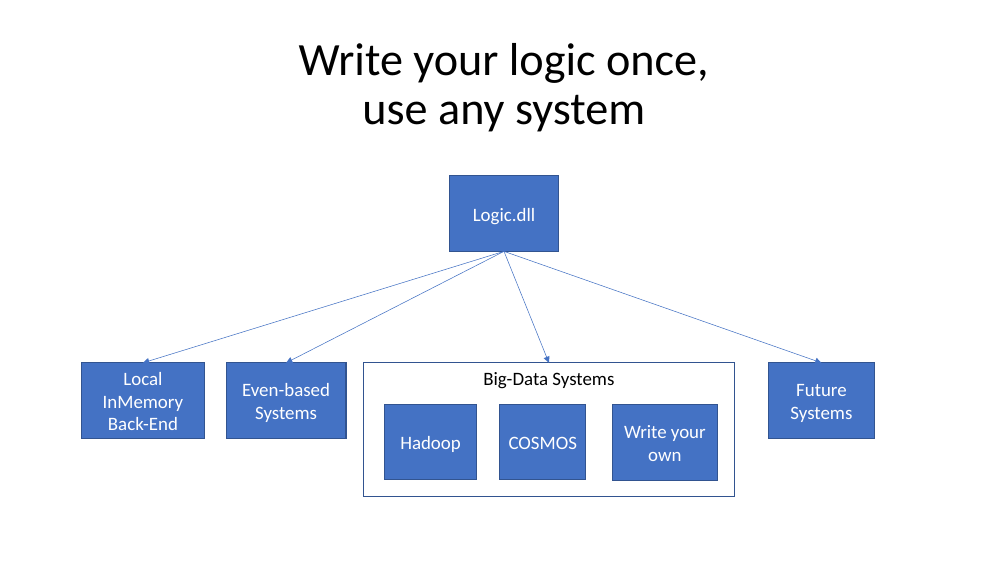
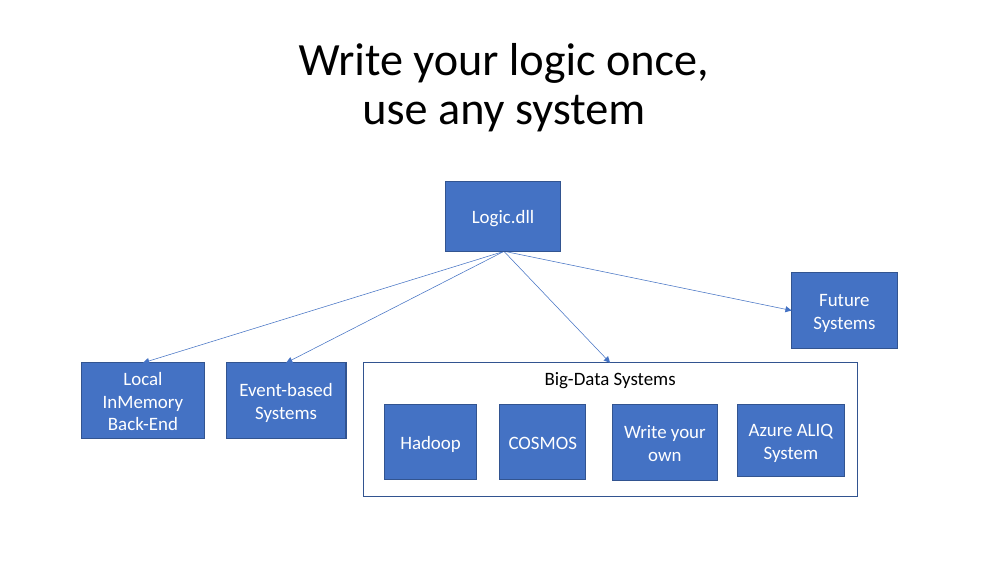
Before and after one commit to aliq-lang/aliq-dotnet, a slide deck: slide 2 of aliq.pptx. Drawn at 1008x567 pixels with LibreOffice and Linux fonts; fonts in the diff are those of the drawing. Boxes give left, top, right and bottom in pixels: in the first picture for what was removed or moved away, otherwise in the second. Text is boxed around its words. In the diff, an @@ line names an element or a change of style, - is before the commit and + after.

Commit message:
New slides

```diff
--- a/aliq.pptx
+++ b/aliq.pptx
@@ rectangle "Logic.dll": place and size @@
-rectangle "Logic.dll" at (449, 175, 559, 251)
+rectangle "Logic.dll" at (445, 181, 561, 252)
@@ arrow moved from (504, 251) - (549, 363) to (504, 251) - (610, 363) @@
@@ arrow moved from (504, 251) - (822, 363) to (504, 251) - (792, 311) @@
@@ rectangle "Future Systems": place and size @@
-rectangle "Future Systems" at (769, 363, 874, 439)
+rectangle "Future Systems" at (792, 273, 897, 349)
@@ text in rectangle at (239, 383, 332, 422): text changed @@
-Even-based Systems
+Event-based Systems
@@ rectangle "Big-Data Systems": place and size @@
-rectangle "Big-Data Systems" at (363, 363, 735, 496)
+rectangle "Big-Data Systems" at (363, 363, 858, 496)
@@ rectangle added at (737, 405, 845, 477), fill #4472C4, outline #325491 1 pt, 18 pt, text #FFFFFF @@
+Azure ALIQ System
```
Also in this commit, not shown: 1 slide added.
